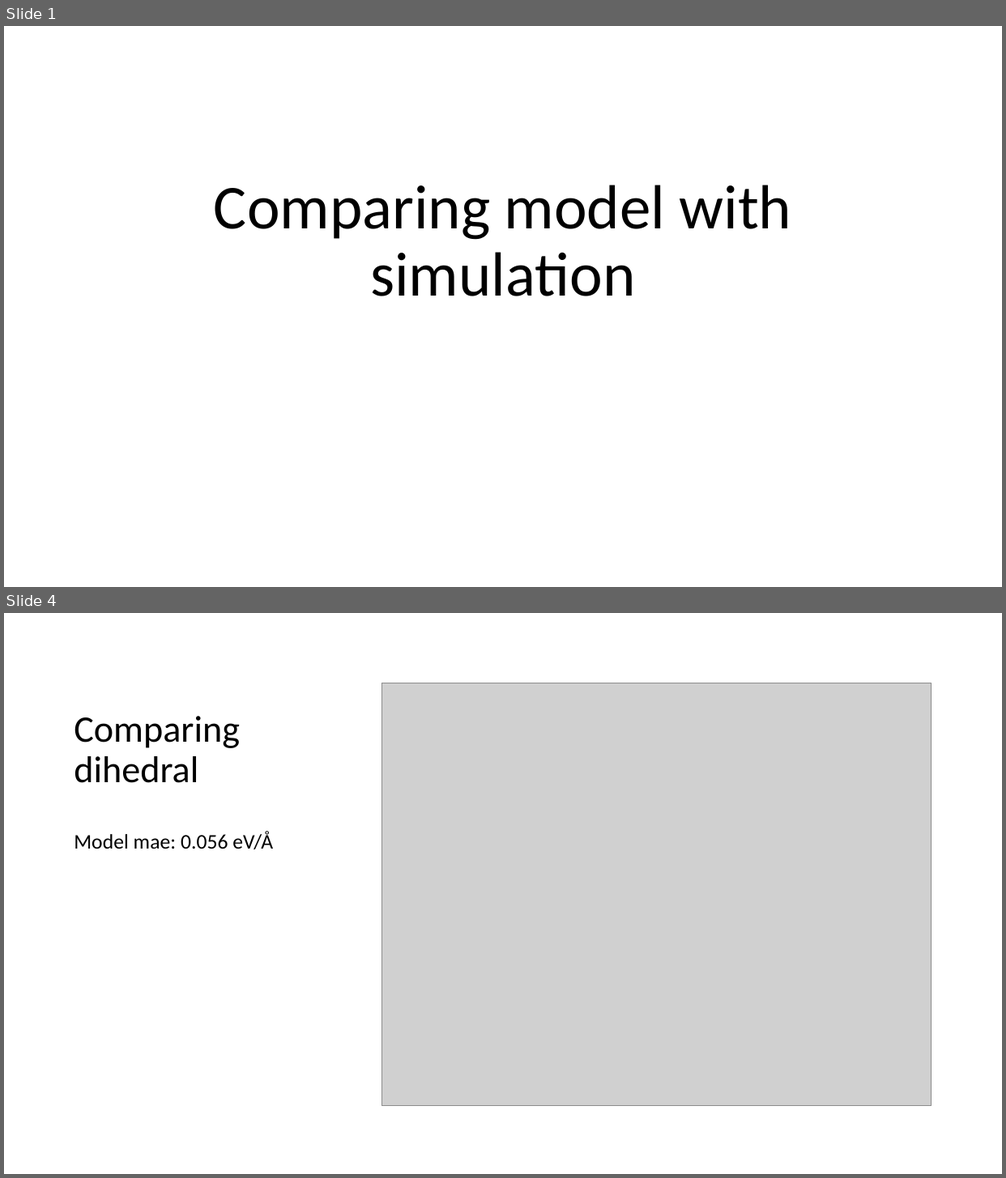
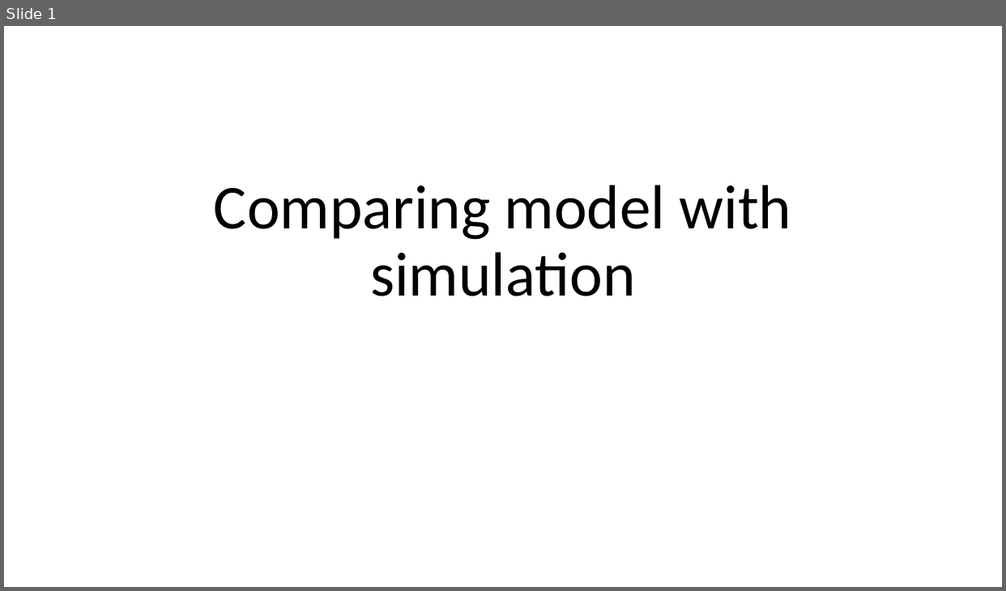
Before and after one commit to BirkDissing/Gemma_group, a slide deck: Master thesis/Meetings/06-03 Comparing model and simulation.pptx. Shown one above the other, each under a label of ours: slides 1 and 4 before the commit, slide 1 after it; the slides between them are not shown. The pictures are 1006x1178 and 1006x591 pixels, drawn with LibreOffice and Linux fonts; fonts in the diff are those of the drawing; grey boxes stand for pictures. Boxes give left, top, right and bottom in pixels: in the first picture for what was removed or moved away, otherwise in the second. Text is boxed around its words. In the diff, an @@ line names an element or a change of style, - is before the commit and + after.

```diff
--- a/Master thesis/Meetings/06-03 Comparing model and simulation.pptx
+++ b/Master thesis/Meetings/06-03 Comparing model and simulation.pptx
@@ slide 4 removed at (4,613,1002,1174), background #FFFFFF @@
@@ picture removed at (382,683,931,1106) @@
@@ title removed at (74,716,273,850) @@
-Comparing dihedral
-Model mae: 0.056 eV/Å
```
Also in this commit, not shown: 12 slides added, 4 other slides removed, 5 other files.
